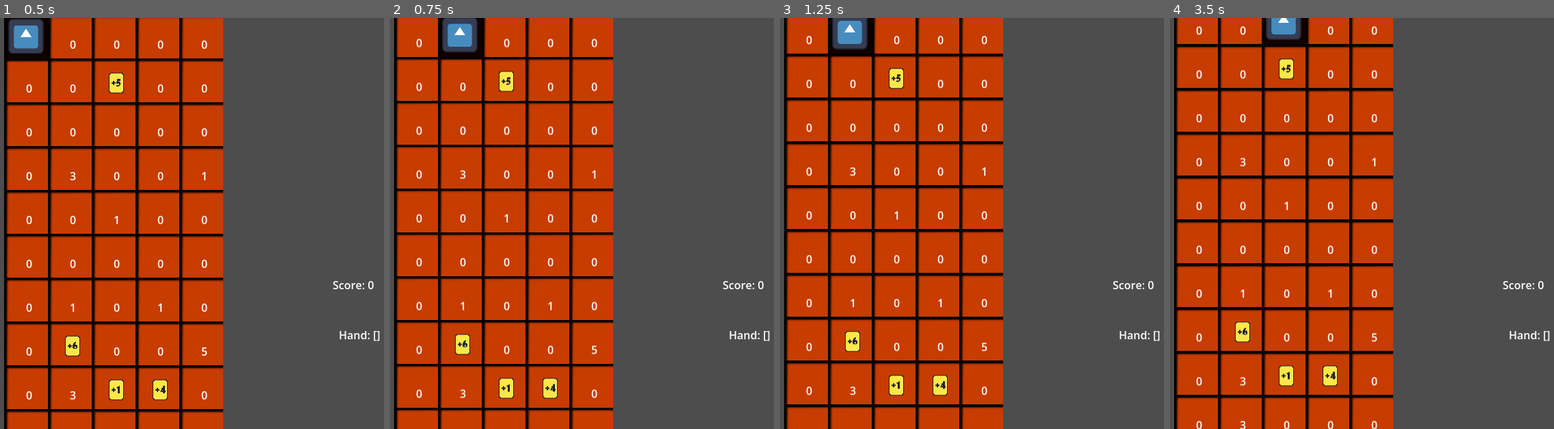
Above: before the commit, frames 1-4 (left to right).
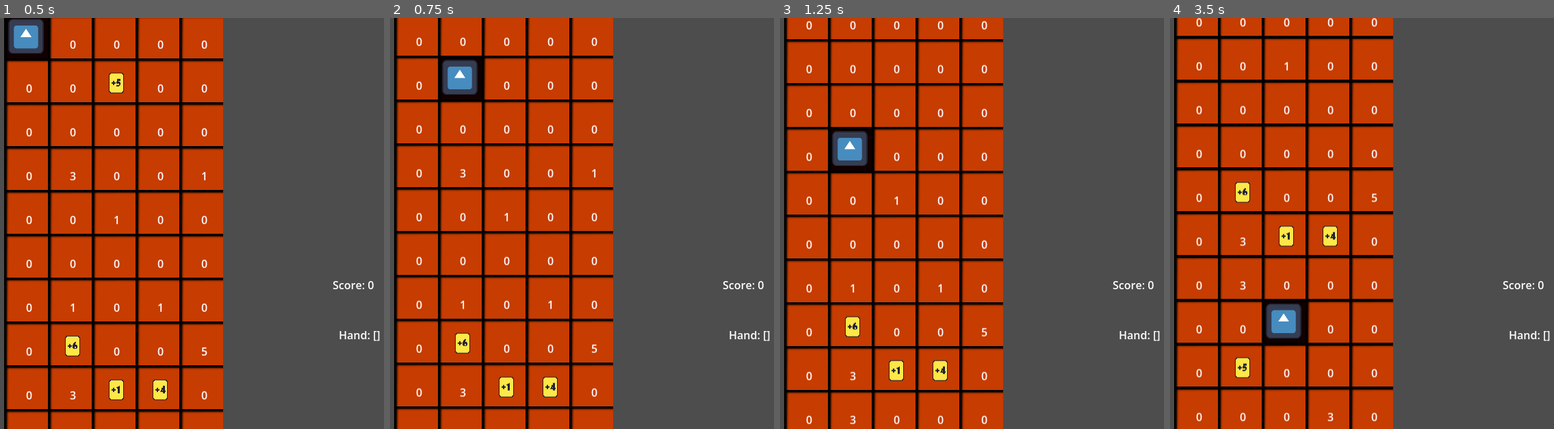
Above: after the commit, the same moments.

Repository: DogeMastr/GMTK2026
Game: Godot game, scene res://Scenes/Game/Game.tscn
Same seed, same stepped clock (60 frames per second), same inputs: the game is played once before the commit and once after it. The engine's default icon, where the game draws it, is replaced by a stand-in: a white triangle on a blue panel in a dark square.
Inputs (mouse positions are in pixels of both pictures, inside the frame that each line leads up to):
- Up to frame 1 (0.5 s): no input
- Up to frame 2 (0.75 s): move the mouse to (750, 202) at 0.52 s; hold D (player_right) from 0.53 s (still down); tap 1 (1, bound only after the commit) at 0.6 s; click (750, 202) at 0.67 s
- Up to frame 3 (1.25 s): keep holding D (player_right); tap 2 (2, bound only after the commit) at 0.8 s
- Up to frame 4 (3.5 s): release D (player_right) at 1.25 s; drag from (1300, 244) to (1196, 30) at 1.27 s; move the mouse to (1465, 133) at 2.02 s; hold D (player_right) 2.03-2.75 s; tap 3 (3, bound only after the commit) at 2.1 s; tap 4 (4, bound only after the commit) at 2.3 s; drag from (1385, 305) to (1239, 26) at 2.77 s

Frame 1 is identical in both runs. In frame 2, 8.1% of the frame differs, in the area x 1-59%, y 0-96%; in frame 3, 13%; in frame 4, 15%, in the area x 1-59%, y 0-100%.

Commit message:
Debug player movement

Diff:
--- a/Scenes/Mole/mole.gd
+++ b/Scenes/Mole/mole.gd
@@ -7,6 +7,7 @@
 
 func _ready() -> void:
 	EventBus.move_down.connect(move_mole_down)
+	EventBus.mole_dies.connect(death)
 
 func _process(delta: float) -> void:
 	# PLAYER INPUTS
@@ -22,6 +23,18 @@
 
 	if Input.is_action_just_pressed("player_down"):
 		move_mole_down(1)
+
+	#No card player movement
+	if Input.is_action_just_pressed("1"):
+		move_mole_down(1)
+	if Input.is_action_just_pressed("2"):
+		move_mole_down(2)
+	if Input.is_action_just_pressed("3"):
+		move_mole_down(3)
+	if Input.is_action_just_pressed("4"):
+		move_mole_down(4)
+	if Input.is_action_just_pressed("5"):
+		move_mole_down(5)
 	pass
 
 func move_mole_down(amount_to_travel: int):
@@ -30,6 +43,12 @@
 			var tile_to_travel_to = EventBus.get_tile(x_pos, y_pos + i + 1)
 			if tile_to_travel_to.type == 5:
 				amount_to_travel = i
+			if tile_to_travel_to.type == 4 or tile_to_travel_to.type == 3:
+				amount_to_travel = i + 1
+				EventBus.mole_dies.emit()
 
 		position.y += EventBus.tile_width * amount_to_travel
 		y_pos += amount_to_travel
+
+func death():
+	print("dead")
--- a/project.godot
+++ b/project.godot
@@ -19,6 +19,7 @@
 
 EventBus="*uid://dmhlhuircauku"
 DebugGraph="*uid://d1yj0qtdy68p"
+AudioManager="*uid://ceedvnbyyud3t"
 
 [display]
 
@@ -56,6 +57,31 @@
 , Object(InputEventKey,"resource_local_to_scene":false,"resource_name":"","device":-1,"window_id":0,"alt_pressed":false …(186 unchanged characters)…
 ]
 }
+1={
+"deadzone": 0.2,
+"events": [Object(InputEventKey,"resource_local_to_scene":false,"resource_name":"","device":-1,"window_id":0,"alt_pressed":false,"shift_pressed":false,"ctrl_pressed":false,"meta_pressed":false,"pressed":false,"keycode":0,"physical_keycode":49,"key_label":0,"unicode":49,"location":0,"echo":false,"script":null)
+]
+}
+2={
+"deadzone": 0.2,
+"events": [Object(InputEventKey,"resource_local_to_scene":false,"resource_name":"","device":-1,"window_id":0,"alt_pressed":false,"shift_pressed":false,"ctrl_pressed":false,"meta_pressed":false,"pressed":false,"keycode":0,"physical_keycode":50,"key_label":0,"unicode":50,"location":0,"echo":false,"script":null)
+]
+}
+3={
+"deadzone": 0.2,
+"events": [Object(InputEventKey,"resource_local_to_scene":false,"resource_name":"","device":-1,"window_id":0,"alt_pressed":false,"shift_pressed":false,"ctrl_pressed":false,"meta_pressed":false,"pressed":false,"keycode":0,"physical_keycode":51,"key_label":0,"unicode":51,"location":0,"echo":false,"script":null)
+]
+}
+4={
+"deadzone": 0.2,
+"events": [Object(InputEventKey,"resource_local_to_scene":false,"resource_name":"","device":-1,"window_id":0,"alt_pressed":false,"shift_pressed":false,"ctrl_pressed":false,"meta_pressed":false,"pressed":false,"keycode":0,"physical_keycode":52,"key_label":0,"unicode":52,"location":0,"echo":false,"script":null)
+]
+}
+5={
+"deadzone": 0.2,
+"events": [Object(InputEventKey,"resource_local_to_scene":false,"resource_name":"","device":-1,"window_id":0,"alt_pressed":false,"shift_pressed":false,"ctrl_pressed":false,"meta_pressed":false,"pressed":false,"keycode":0,"physical_keycode":53,"key_label":0,"unicode":53,"location":0,"echo":false,"script":null)
+]
+}
 
 [physics]
 
